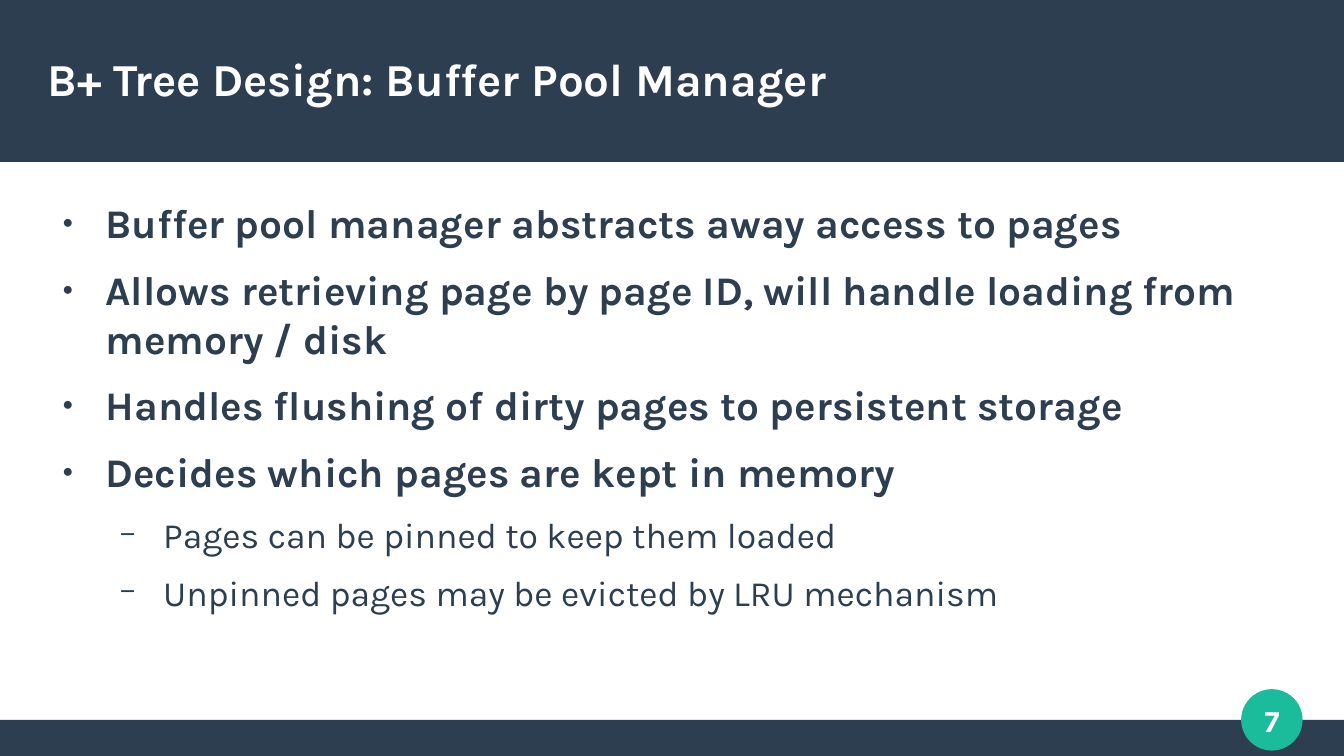
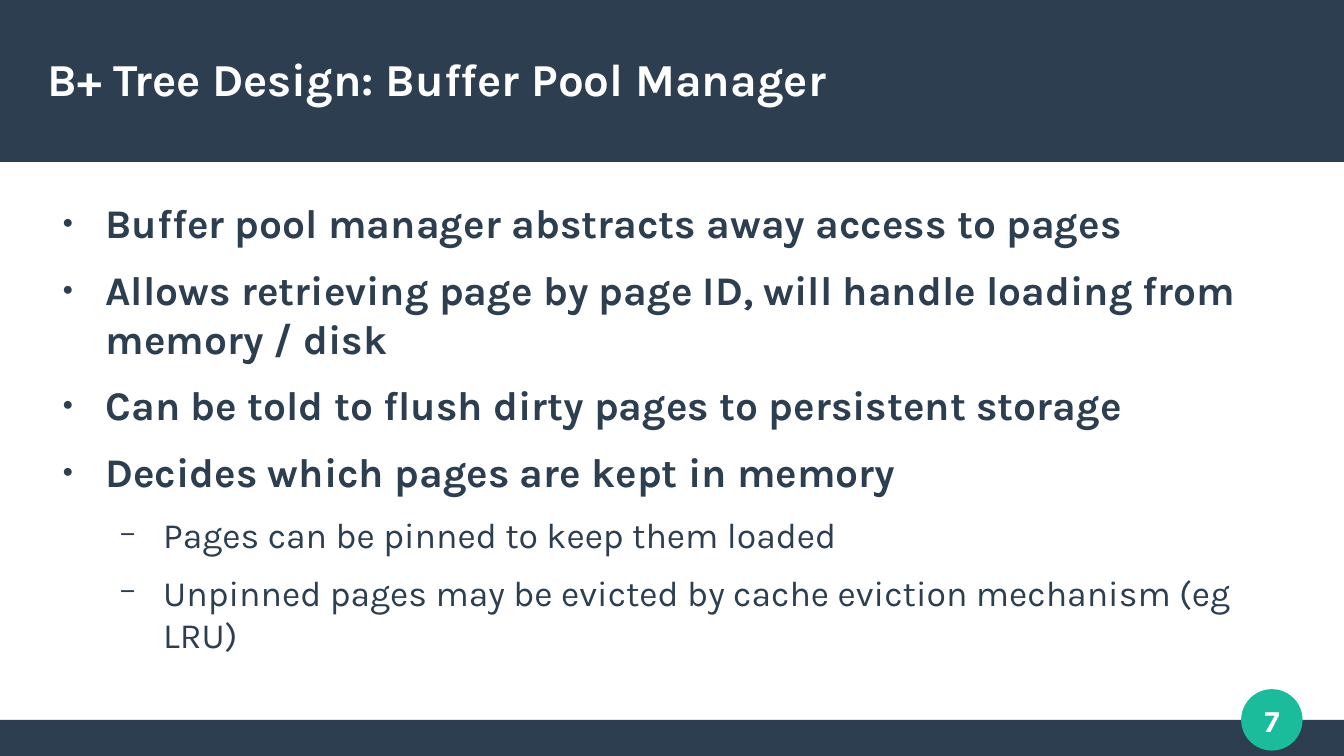
Before and after one commit to tobiasfamos/KVStore, a slide deck: slide 7 of presentation/presentation.odp. Drawn at 1344x756 pixels with LibreOffice and Linux fonts; fonts in the diff are those of the drawing. Boxes give left, top, right and bottom in pixels: in the first picture for what was removed or moved away, otherwise in the second. Text is boxed around its words. In the diff, an @@ line names an element or a change of style, - is before the commit and + after.

```diff
--- a/presentation/presentation.odp
+++ b/presentation/presentation.odp
@@ text at [106,391,1121,430]: text changed @@
-● Handles flushing of dirty pages to persistent storage
+● Can be told to flush dirty pages to persistent storage
@@ text at [163,580,1230,652]: text changed @@
-  − Unpinned pages may be evicted by LRU mechanism
+  − Unpinned pages may be evicted by cache eviction mechanism (eg LRU)
```
Also in this commit, not shown: 4 other slides changed.
